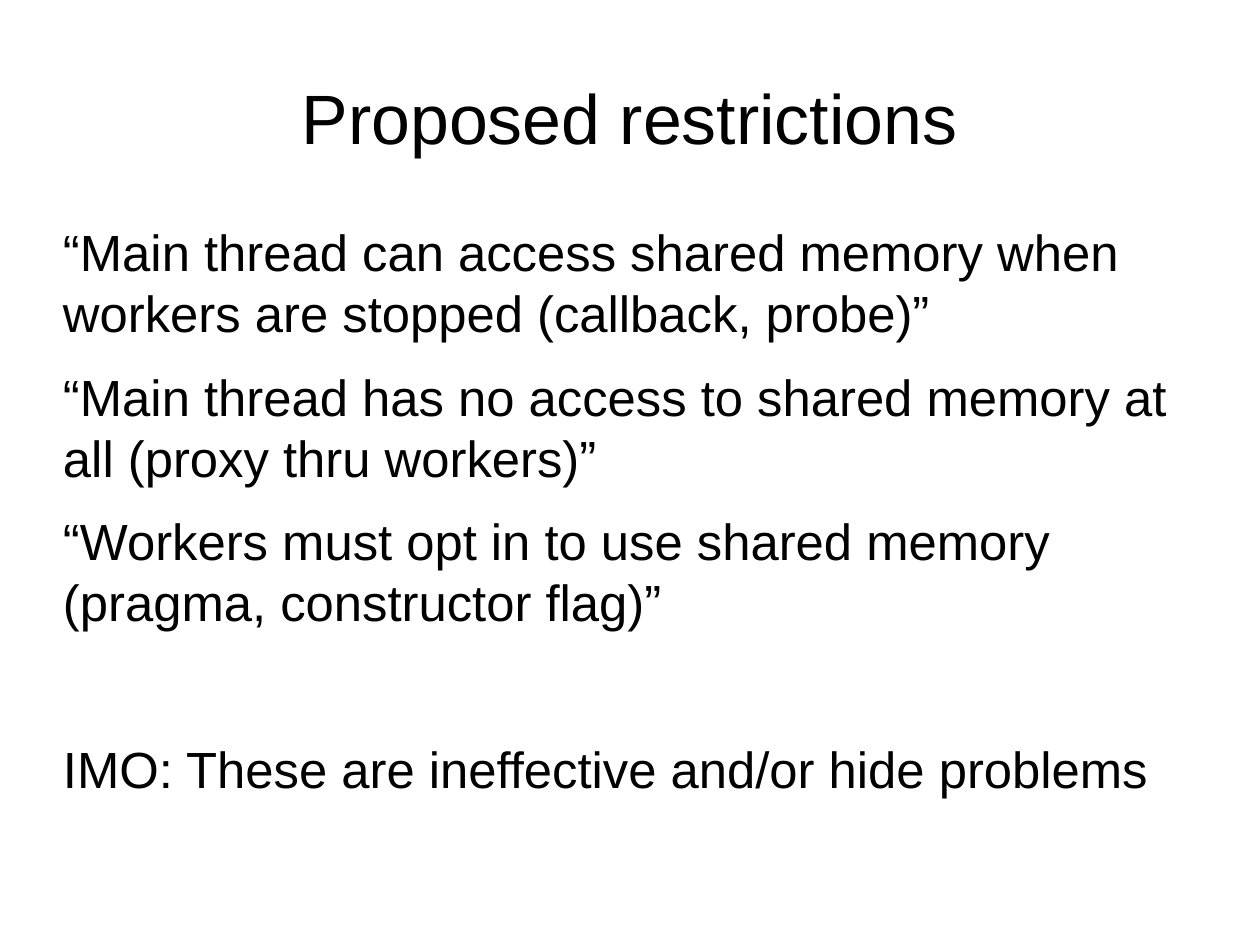
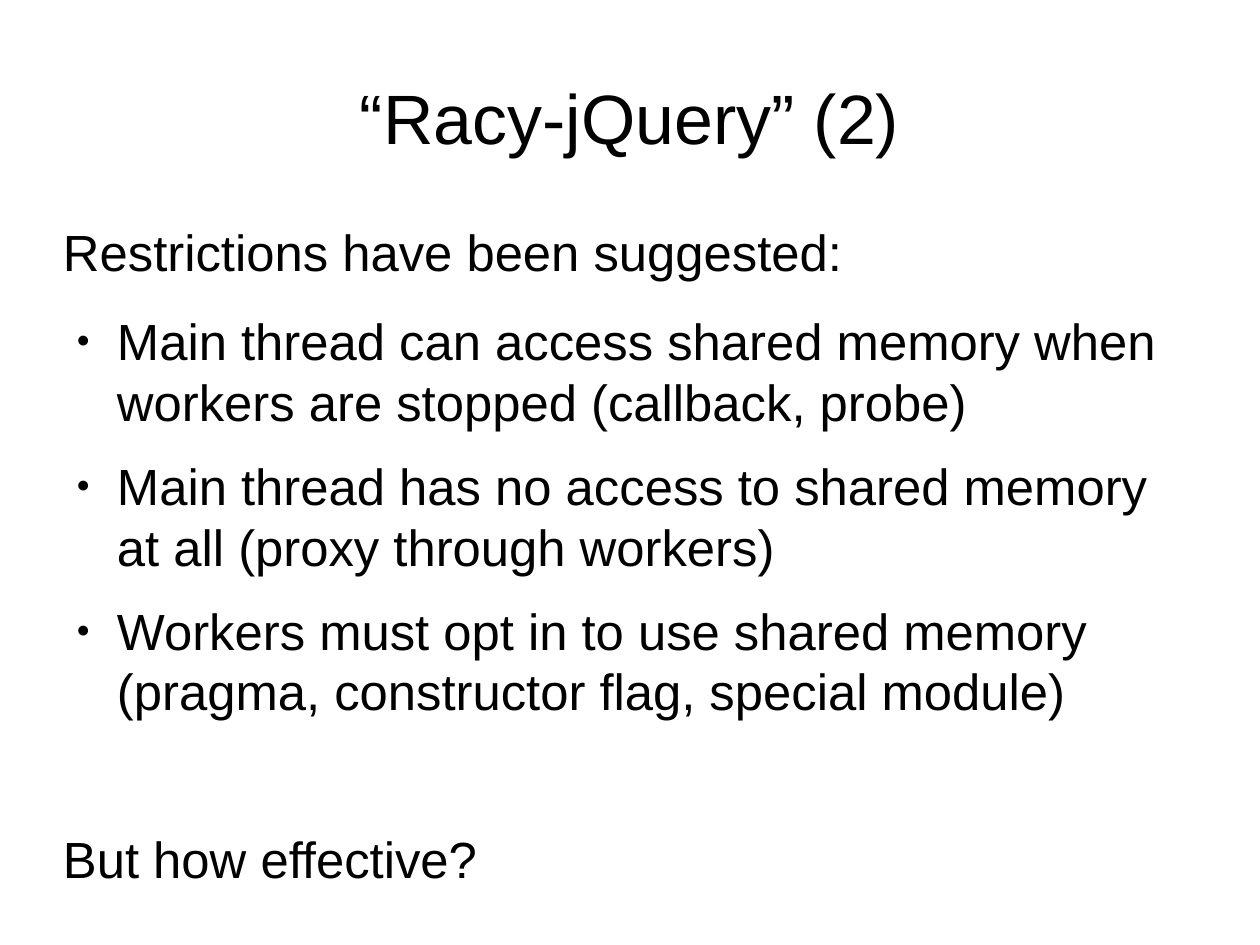
Before and after one commit to tc39/proposal-ecmascript-sharedmem, a slide deck: slide 24 of tc39/presentation-sept-2015.odp (slide 17 before the commit). Drawn at 1260x945 pixels with LibreOffice and Linux fonts; fonts in the diff are those of the drawing. Boxes give left, top, right and bottom in pixels: in the first picture for what was removed or moved away, otherwise in the second. Text is boxed around its words. In the diff, an @@ line names an element or a change of style, - is before the commit and + after.

Commit message:
Updated

```diff
--- a/tc39/presentation-sept-2015.odp
+++ b/tc39/presentation-sept-2015.odp
@@ title at [360, 93, 899, 157]: text changed @@
-Proposed restrictions
+“Racy-jQuery” (2)
@@ text at [63, 234, 1155, 721]: text changed @@
-“Main thread can access shared memory when workers are stopped (callback, probe)”
-“Main thread has no access to shared memory at all (proxy thru workers)”
-“Workers must opt in to use shared memory (pragma, constructor flag)”
-IMO: These are ineffective and/or hide problems
+Restrictions have been suggested:
+● Main thread can access shared memory when workers are stopped (callback, probe)
+● Main thread has no access to shared memory at all (proxy through workers)
+● Workers must opt in to use shared memory (pragma, constructor flag, special module)
+But how effective?
```
Also in this commit, not shown: 7 other slides changed, 9 slides added, 1 slide removed.
